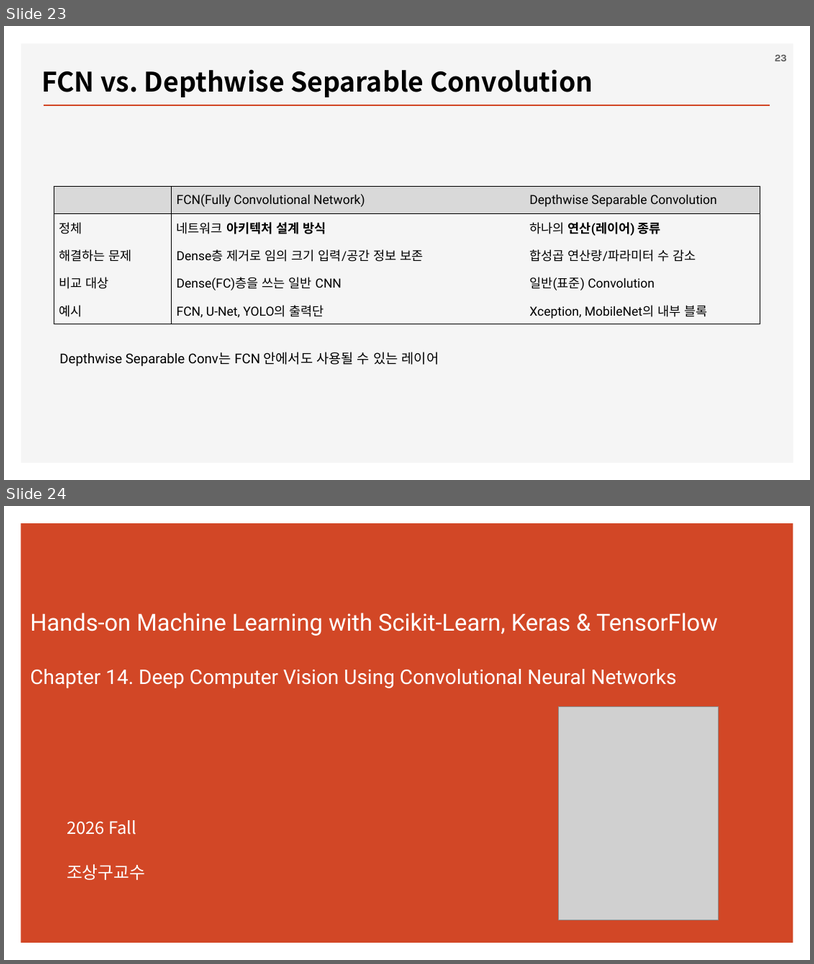
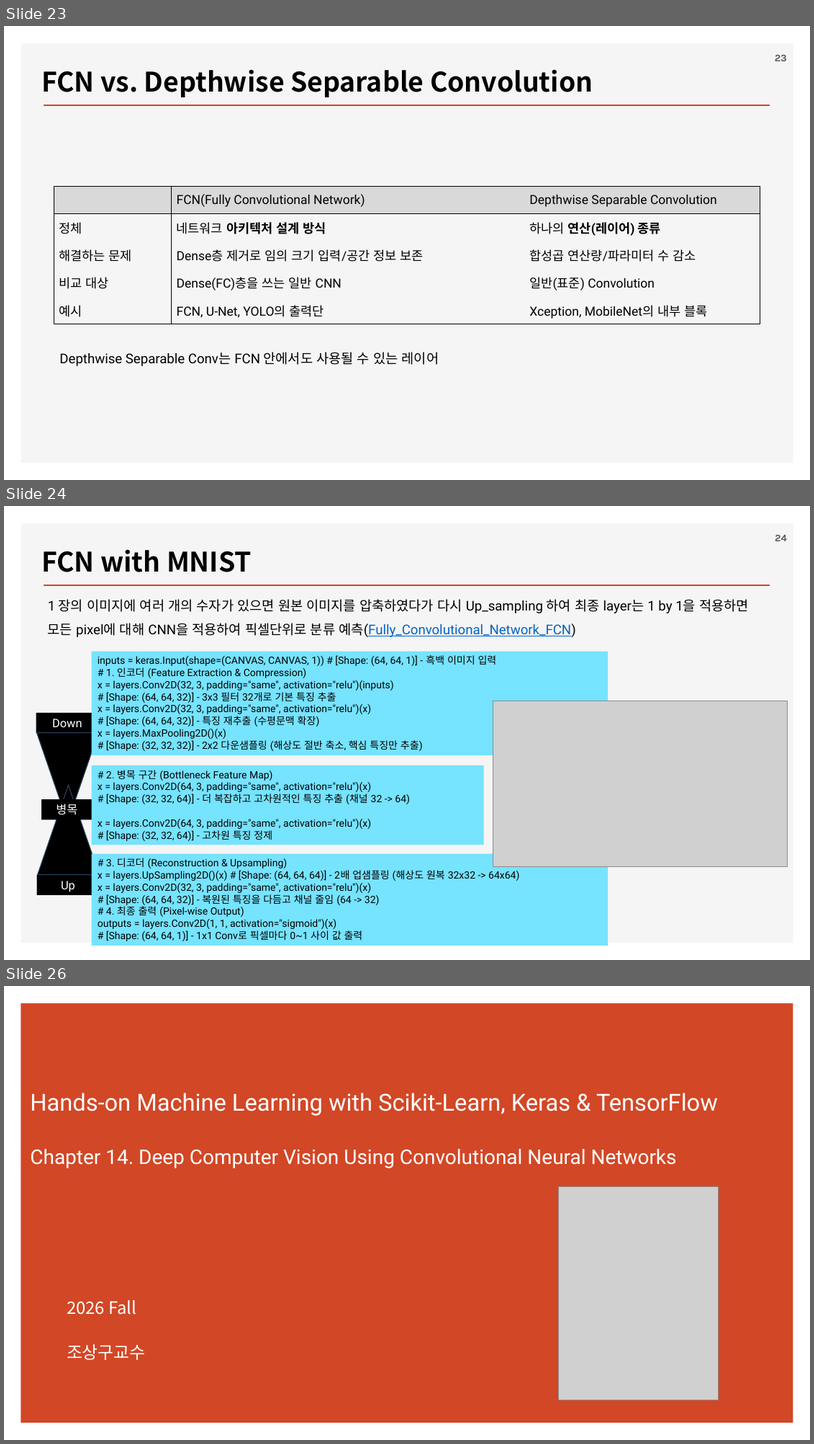
Before and after one commit to ancestor9/2026_Fall_Deep-Learning-with-Python, a slide deck: Chapter 11 Image segmentation.pptx. Shown one above the other, each under a label of ours: slides 23 and 24 before the commit, slides 23, 24 and 26 after it; the slides between them are not shown. The pictures are 814x964 and 814x1444 pixels, drawn with LibreOffice and Linux fonts; fonts in the diff are those of the drawing; grey boxes stand for pictures; background and template pictures are left out. Boxes give left, top, right and bottom in pixels: in the first picture for what was removed or moved away, otherwise in the second. Text is boxed around its words. In the diff, an @@ line names an element or a change of style, - is before the commit and + after.

```diff
--- a/Chapter 11 Image segmentation.pptx
+++ b/Chapter 11 Image segmentation.pptx
@@ slide 24 added at <box>4,506,810,960</box>, background #FFFFFF; not listed: 2 template elements that a slide beside it also shows @@
@@ page number added at <box>775,535,787,541</box>, 12 pt, text #595959, bold @@
+24
@@ text added at <box>41,549,252,572</box>, 32 pt, text #000000, bold @@
+FCN with MNIST
@@ text added at <box>48,599,749,637</box>, 16 pt, text #000000 @@
+1 장의 이미지에 여러 개의 수자가 있으면 원본 이미지를 압축하였다가 다시 Up_sampling 하여 최종 layer는 1 by 1을 적용하면 모든 pixel에 대해 CNN을 적용하여 픽셀단위로 분류 예측(Fully_Convolutional_Network_FCN)
@@ rectangle added at <box>92,651,608,755</box>, fill #76E3FF, 12 pt, text #000000 @@
+inputs = keras.Input(shape=(CANVAS, CANVAS, 1)) # [Shape: (64, 64, 1)] - 흑백 이미지 입력
+# 1. 인코더 (Feature Extraction & Compression)
+x = layers.Conv2D(32, 3, padding="same", activation="relu")(inputs)
+# [Shape: (64, 64, 32)] - 3x3 필터 32개로 기본 특징 추출
+x = layers.Conv2D(32, 3, padding="same", activation="relu")(x)
+# [Shape: (64, 64, 32)] - 특징 재추출 (수평문맥 확장)
+x = layers.MaxPooling2D()(x)
+# [Shape: (32, 32, 32)] - 2x2 다운샘플링 (해상도 절반 축소, 핵심 특징만 추출)
@@ rectangle added at <box>36,713,98,734</box>, fill #000000, 14 pt, text #FFFFFF @@
+Down
@@ picture added at <box>494,701,787,867</box> @@
@@ triangle added at <box>36,732,98,822</box>, fill #000000, outline #28445D 1 pt @@
@@ triangle added at <box>37,785,99,875</box>, fill #000000, outline #28445D 1 pt @@
@@ rectangle added at <box>92,765,484,845</box>, fill #76E3FF, 12 pt, text #000000 @@
+# 2. 병목 구간 (Bottleneck Feature Map)
+x = layers.Conv2D(64, 3, padding="same", activation="relu")(x)
+# [Shape: (32, 32, 64)] - 더 복잡하고 고차원적인 특징 추출 (채널 32 -> 64)
+x = layers.Conv2D(64, 3, padding="same", activation="relu")(x)
+# [Shape: (32, 32, 64)] - 고차원 특징 정제
@@ rectangle added at <box>41,800,93,820</box>, fill #000000, 14 pt, text #FFFFFF @@
+병목
@@ rectangle added at <box>92,854,608,945</box>, fill #76E3FF, 12 pt, text #000000 @@
+# 3. 디코더 (Reconstruction & Upsampling)
+x = layers.UpSampling2D()(x) # [Shape: (64, 64, 64)] - 2배 업샘플링 (해상도 원복 32x32 -> 64x64)
+x = layers.Conv2D(32, 3, padding="same", activation="relu")(x)
+# [Shape: (64, 64, 32)] - 복원된 특징을 다듬고 채널 줄임 (64 -> 32)
+# 4. 최종 출력 (Pixel-wise Output)
+outputs = layers.Conv2D(1, 1, activation="sigmoid")(x)
+# [Shape: (64, 64, 1)] - 1x1 Conv로 픽셀마다 0~1 사이 값 출력
@@ rectangle added at <box>36,875,99,895</box>, fill #000000, 14 pt, text #FFFFFF @@
+Up
@@ what was slide 24 is now slide 26 @@
```
Also in this commit, not shown: 1 other slide added.
